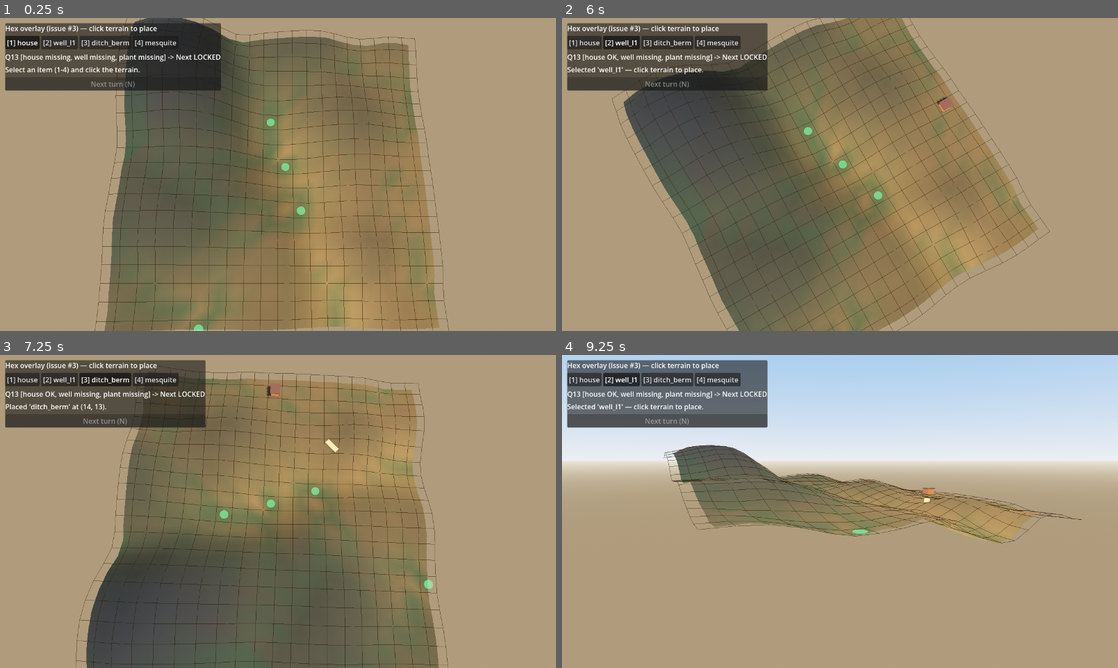
Above: before the commit, frames 1-4 (two rows, left to right).
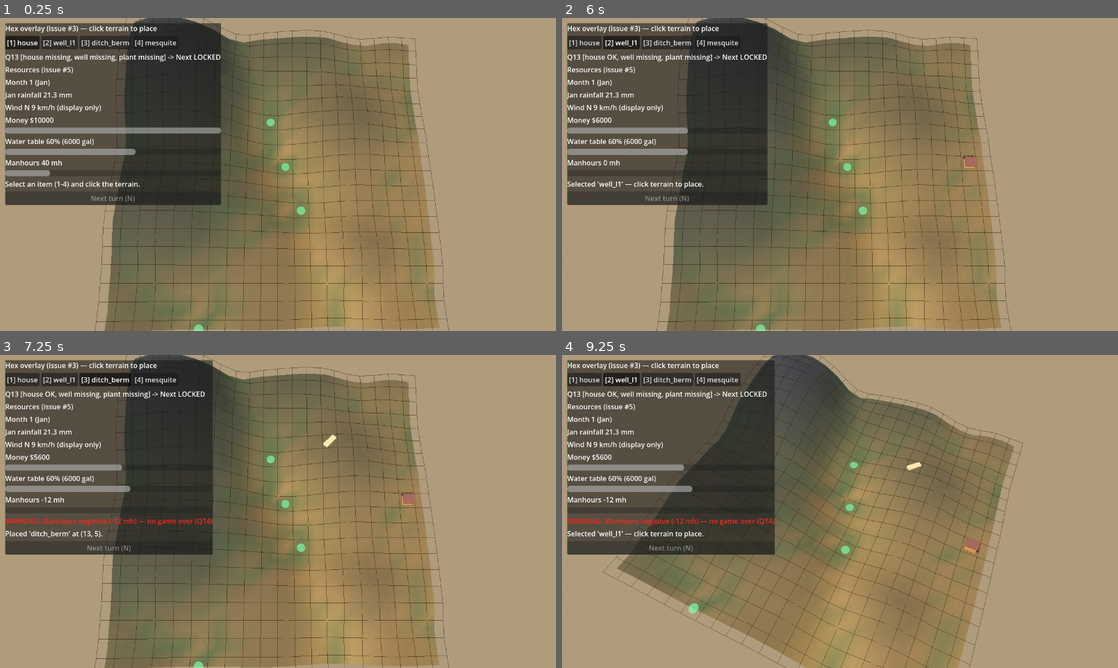
Above: after the commit, the same moments.

Repository: tpaulshippy/permaculture
Game: Godot game, scene res://scenes/terrain.tscn
Two runs of this game, one before a commit and one after it. Both use one fixed random seed, a clock stepped at 60 frames per second and the inputs below.
Inputs (mouse positions are in pixels of both pictures, inside the frame that each line leads up to):
- Up to frame 1 (0.25 s): no input
- Up to frame 2 (6 s): click "[1] house" at 0.5 s; click "[2] well_l1" at 1.25 s; click "[1] house" at 2 s; click "[2] well_l1" at 2.75 s; click "[1] house" at 3.5 s; click "[2] well_l1" at 4.25 s; tap Enter at 5 s; move the mouse to (962, 158) at 5.02 s; tap 1 at 5.1 s; click (962, 158) at 5.17 s; tap Space at 5.75 s; drag from (728, 190) to (812, 237) at 5.77 s
- Up to frame 3 (7.25 s): tap Enter at 6.5 s; move the mouse to (333, 442) at 6.52 s; tap 3 at 6.6 s; click (333, 442) at 6.67 s
- Up to frame 4 (9.25 s): tap Space at 7.25, 8.75 s; drag from (812, 574) to (673, 464) at 7.27 s; tap Enter at 8 s; move the mouse to (1006, 558) at 8.02 s; tap N at 8.1 s; click (1006, 558) at 8.17 s; drag from (673, 464) to (756, 433) at 8.77 s

The runs differ from the first frame. In frame 1, 14% of the frame differs, in the area x 0-40%, y 15-60%; in frame 2, 36%; in frame 3, 51%; in frame 4, 71%, in the area x 0-100%, y 0-100%.

Commit message:
feat(5): HUD resource bars + monthly Next wizard + warning banner
- scripts/turn_sim.gd: pure-logic month sim reading tuning.json
  costs/upkeep (read-only) + sonoran_rainfall.json; money/mh/water
  reserve, Q14 advisory warnings, Q12 display-only wind
- scripts/main.gd: build costs on placement, Next advances month +
  refreshes bars/labels/banner; Q13 gate still owns Next enable.
  Demo extended: Next + 24-mesquite spam + 3x Next -> water warning.
- tests/test_hud.gd: 27 headless checks, exit 0
- docs/evidence/5: real in-engine demo.mp4 + frames + logs

Diff:
--- a/scripts/main.gd
+++ b/scripts/main.gd
@@ -17,6 +17,7 @@
 const WaterScript := preload("res://scripts/terrain_water.gd")
 const MeshScript := preload("res://scripts/terrain_mesh.gd")
 const HexScript := preload("res://scripts/hex_grid.gd")
+const SimScript := preload("res://scripts/turn_sim.gd")
 const Cfg := preload("res://scripts/terrain_config.gd")
 
 const CAPTURE_AFTER_FRAMES := 30
@@ -29,12 +30,19 @@
 	KEY_4: "mesquite",
 }
 
-# Scripted demo timeline (seconds): orbit + place house/well/ditch/plant.
+# Scripted demo timeline (seconds): orbit + place house/well/ditch/plant
+# (Q13 gate unlocks), Next (bars update), spam 24 mesquite, then 3x Next to
+# outrun supply and trip the water-table warning (Q14, no game over).
 const DEMO_EVENTS := [
 	{"t": 2.0, "item": "house"},
-	{"t": 5.0, "item": "well_l1"},
-	{"t": 8.0, "item": "ditch_berm"},
-	{"t": 11.0, "item": "mesquite"},
+	{"t": 4.5, "item": "well_l1"},
+	{"t": 7.0, "item": "ditch_berm"},
+	{"t": 9.5, "item": "mesquite"},
+	{"t": 12.0, "next": true},
+	{"t": 14.0, "spam": 24},
+	{"t": 16.0, "next": true},
+	{"t": 18.5, "next": true},
+	{"t": 21.0, "next": true},
 ]
 const DEMO_QUIT_AFTER := 26.0
 const DEMO_ORBIT_SPEED := deg_to_rad(14.0)
@@ -59,12 +67,24 @@
 
 var _water = null
 var _hex = null
+var _sim = null
 var _cam: Camera3D
 var _overlay: Node3D
 var _selected := "house"
 var _status_label: Label
 var _gate_label: Label
 var _next_button: Button
+# Issue #5 resource HUD: live bars + month/rain/wind + red warning banner.
+var _month_label: Label
+var _rain_label: Label
+var _wind_label: Label
+var _warn_label: Label
+var _money_bar: ProgressBar
+var _water_bar: ProgressBar
+var _mh_bar: ProgressBar
+var _money_label: Label
+var _water_label: Label
+var _mh_label: Label
 var _item_buttons := {}
 
 # Orbit state.
@@ -126,6 +146,9 @@
 	_hex = HexScript.new()
 	if not _hex.setup(_water):
 		push_error("Hex overlay setup failed.")
+	_sim = SimScript.new()
+	if not _sim.setup():
+		push_error("Turn sim setup failed (tuning/rainfall packs).")
 	var mesh: ArrayMesh = MeshScript.build_array_mesh(_water, mode)
 	var framing := _framing()
 	# On-screen scene (interactive viewing).
@@ -370,6 +393,15 @@
 		if hex != Vector2i(-1, -1) and bool(_hex.place(hex, item).get("ok")):
 			used[hex] = true
 			_spawn_marker(hex, item)
+			_charge(item)
+
+
+## Deduct one-time build costs for a validated placement (issue #5). The
+## hex validator owns legality; the sim only tracks the bill. Balances may
+## go negative -> red banner (Q14), never a placement block.
+func _charge(item_id: String) -> void:
+	if _sim != null and _sim.is_ready():
+		_sim.charge_place(item_id)
 
 
 func _build_hud() -> void:
@@ -399,6 +431,30 @@
 	_item_buttons[_selected].button_pressed = true
 	_gate_label = Label.new()
 	box.add_child(_gate_label)
+	# Issue #5 resource HUD: month wizard readout + live bars. Wind is
+	# display-only (Q12); the red banner is advisory, never a game over (Q14).
+	var res_title := Label.new()
+	res_title.text = "Resources (issue #5)"
+	box.add_child(res_title)
+	_month_label = Label.new()
+	box.add_child(_month_label)
+	_rain_label = Label.new()
+	box.add_child(_rain_label)
+	_wind_label = Label.new()
+	box.add_child(_wind_label)
+	_money_label = Label.new()
+	box.add_child(_money_label)
+	_money_bar = _make_bar(box, 10000.0)
+	_water_label = Label.new()
+	box.add_child(_water_label)
+	_water_bar = _make_bar(box, 100.0)
+	_mh_label = Label.new()
+	box.add_child(_mh_label)
+	_mh_bar = _make_bar(box, 200.0)
+	_warn_label = Label.new()
+	_warn_label.add_theme_color_override("font_color", Color(1.0, 0.15, 0.1))
+	_warn_label.visible = false
+	box.add_child(_warn_label)
 	_status_label = Label.new()
 	box.add_child(_status_label)
 	_next_button = Button.new()
@@ -407,6 +463,26 @@
 	box.add_child(_next_button)
 
 
+## Minimal public hooks for issue #5 (HUD-only; no tuning/hex/save changes).
+func hud_month_index() -> int:
+	return _sim.month_index if _sim != null else 0
+
+
+func hud_warning() -> String:
+	return _sim.warning_text() if _sim != null and _sim.is_ready() else ""
+
+
+func _make_bar(box: VBoxContainer, max_value: float) -> ProgressBar:
+	var bar := ProgressBar.new()
+	bar.min_value = 0.0
+	bar.max_value = max_value
+	bar.value = max_value
+	bar.show_percentage = false
+	bar.custom_minimum_size = Vector2(220, 14)
+	box.add_child(bar)
+	return bar
+
+
 func _on_item_button(item_id: String) -> void:
 	_selected = item_id
 	for key in _item_buttons:
@@ -416,7 +492,14 @@
 
 func _on_next() -> void:
 	if _hex.can_advance():
-		_refresh_hud("Advancing a month (month sim owned by other issues).")
+		var report: Dictionary = _sim.advance_month() if _sim != null else {}
+		if bool(report.get("ok", false)):
+			_refresh_hud("Month %s: rain %.1f mm, upkeep $%.0f, pump +%.0f / use -%.0f gal." % [
+				String(report.get("month", "?")), float(report.get("rain_mm", 0.0)),
+				float(report.get("upkeep_usd", 0.0)), float(report.get("pump_gal", 0.0)),
+				float(report.get("demand_gal", 0.0))])
+		else:
+			_refresh_hud("Advancing a month (month sim owned by other issues).")
 	else:
 		_refresh_hud("Next is locked: " + _hex.gate_label())
 
@@ -428,6 +511,31 @@
 		_gate_label.text = _hex.gate_label()
 	if _next_button != null:
 		_next_button.disabled = not _hex.can_advance()
+	_refresh_resources()
+
+
+## Push sim state into bars + labels + the red Q14 banner. No-op until the
+## HUD exists (terrain/moisture captures build no HUD).
+func _refresh_resources() -> void:
+	if _sim == null or not _sim.is_ready():
+		return
+	if _month_label == null:
+		return
+	_month_label.text = _sim.month_label()
+	_rain_label.text = _sim.rain_label()
+	_wind_label.text = _sim.wind_label()
+	var start_money: float = _sim.start_money()
+	_money_bar.max_value = start_money
+	_money_bar.value = clampf(_sim.money, 0.0, start_money)
+	_money_label.text = "Money $%.0f" % _sim.money
+	_water_bar.value = _sim.water_pct()
+	_water_label.text = "Water table %.0f%% (%.0f gal)" % [_sim.water_pct(), _sim.water_gal]
+	_mh_bar.max_value = maxf(200.0, _sim.mh_bank)
+	_mh_bar.value = clampf(_sim.mh_bank, 0.0, _mh_bar.max_value)
+	_mh_label.text = "Manhours %.0f mh" % _sim.mh_bank
+	var warn := String(_sim.warning_text())
+	_warn_label.text = warn
+	_warn_label.visible = warn != ""
 
 
 func _try_place_at(screen_pos: Vector2) -> bool:
@@ -448,6 +556,7 @@
 	var res: Dictionary = _hex.place(hex, _selected)
 	if bool(res.get("ok")):
 		_spawn_marker(hex, _selected)
+		_charge(_selected)
 		_refresh_hud("Placed '%s' at %s." % [_selected, hex])
 		return true
 	_refresh_hud("Cannot place '%s' at %s: %s" % [_selected, hex, res.get("reason")])
@@ -502,7 +611,16 @@
 		_yaw += DEMO_ORBIT_SPEED * delta
 		_apply_orbit()
 		while _demo_step < DEMO_EVENTS.size() and _demo_time >= DEMO_EVENTS[_demo_step]["t"]:
-			_demo_place(DEMO_EVENTS[_demo_step]["item"])
+			var ev: Dictionary = DEMO_EVENTS[_demo_step]
+			if ev.has("next"):
+				_on_next()
+				print("Demo: Next pressed | %s | money $%.0f water %.0f gal mh %.0f | %s" % [
+					_sim.month_label(), _sim.money, _sim.water_gal, _sim.mh_bank,
+					_sim.warning_text() if String(_sim.warning_text()) != "" else "no warning"])
+			elif ev.has("spam"):
+				_demo_spam(int(ev["spam"]))
+			else:
+				_demo_place(String(ev["item"]))
 			_demo_step += 1
 		if _record_dir != "":
 			_record_accum += delta
@@ -519,6 +637,10 @@
 			var failed := _record_failed or _demo_failed
 			print("Demo %s: %s frames=%d" % ["FAILED" if failed else "finished",
 				_hex.gate_label(), _record_index])
+			if _sim != null and _sim.is_ready():
+				print("Demo resources: %s money $%.0f water %.0f gal mh %.0f | %s" % [
+					_sim.month_label(), _sim.money, _sim.water_gal, _sim.mh_bank,
+					_sim.warning_text() if String(_sim.warning_text()) != "" else "no warning"])
 			get_tree().quit(1 if failed else 0)
 			return
 	if _capture_path == "" or _offscreen == null:
@@ -564,6 +686,7 @@
 	if _cam.is_position_behind(target):
 		_hex.place(hex, item_id)
 		_spawn_marker(hex, item_id)
+		_charge(item_id)
 	elif _try_place_at(_cam.unproject_position(target)):
 		via = "raycast"
 	else:
@@ -573,6 +696,30 @@
 		return
 	print("Demo: placed '%s' at %s via %s | %s" % [item_id, hex, via, _hex.gate_label()])
 	_refresh_hud("Demo placed '%s' at %s." % [item_id, hex])
+
+
+## Place N mesquite through the real hex validator (used by the demo to
+## outrun supply and trip the Q14 water warning). Direct grid placement,
+## not raycast: the 4 main demo items already exercise the click path.
+func _demo_spam(count: int) -> void:
+	var used := {}
+	for other in _overlay.get_children():
+		if String(other.name).begins_with("Marker_"):
+			var parts := String(other.name).split("_")
+			used[Vector2i(int(parts[parts.size() - 2]), int(parts[parts.size() - 1]))] = true
+	var placed := 0
+	for i in range(count):
+		var hex := _nearest_placeable("mesquite", used)
+		if hex == Vector2i(-1, -1):
+			break
+		if not bool(_hex.place(hex, "mesquite").get("ok")):
+			break
+		used[hex] = true
+		_spawn_marker(hex, "mesquite")
+		_charge("mesquite")
+		placed += 1
+	print("Demo: spammed %d/%d mesquite | %s" % [placed, count, _hex.gate_label()])
+	_refresh_hud("Demo planted %d extra mesquite." % placed)
 
 
 func _make_offscreen() -> void:
--- /dev/null
+++ b/scripts/turn_sim.gd
@@ -0,0 +1,257 @@
+class_name TurnSim
+extends RefCounted
+## Turn/wizard economy for the HUD (issue #5). Pure logic, no UI dependency.
+##
+## Reads costs/upkeep from data/tuning.json (read-only, numbers never changed
+## here) and monthly rainfall from data/sonoran_rainfall.json. Tracks
+## money_usd / manhour bank / water reserve across Next presses.
+##
+## Monthly math (documented, deterministic, Q11 no-RNG):
+## - upkeep_usd = 80/house + 15/well_L1 (tuning upkeep_usd_per_mo)
+## - upkeep_mh  = 8/house + 4/well + 2/ditch + 1/mesquite
+## - provided_mh = 160/house; mh_bank += provided - upkeep
+## - mature mesquite (age >= yield_start_month 12) pays yield_usd_per_mo 12
+## - rain_gal_ref = month_mm * (1000 / avg_monthly_mm): scales the tuning
+##   1000 gal/mo reference plot-rainfall by actual biome rainfall
+## - capture_pct = min(0.05 + 0.12 * ditch_count, 0.60) (tuning base 5%,
+##   +12 %/ditch, 60 % cap); rain_capture = rain_gal_ref * capture_pct
+## - pump = 2500/well (tuning pump_gal_per_mo); demand = 250/mesquite
+##   (tuning water_need_gal_per_mo); reserve clamps to [0, cap]
+##
+## Warnings (Q14): money < 0 or water reserve at 0 with unmet demand (or
+## mh_bank < 0) raise a red banner. They NEVER block: no game over, Next
+## keeps working. Wind is display-only (Q12): deterministic from
+## month_index, zero sim effect.
+
+const TUNING_PATH := "res://data/tuning.json"
+const RAIN_PATH := "res://data/sonoran_rainfall.json"
+
+const WATER_CAP_GAL := 10000.0
+const START_WATER_GAL := 6000.0
+const MONTHS := ["Jan", "Feb", "Mar", "Apr", "May", "Jun",
+	"Jul", "Aug", "Sep", "Oct", "Nov", "Dec"]
+const WIND_DIRS := ["N", "NE", "E", "SE", "S", "SW", "W", "NW"]
+
+var _ready := false
+var _items := {}
+var _rain_mm: Array[float] = []
+var _avg_mm := 0.0
+var _annual_mm := 0.0
+var _start_money := 10000.0
+var _start_mh := 40.0
+var _base_capture := 0.05
+var _ref_rain := 1000.0
+
+var month_index := 0
+var money := 0.0
+var mh_bank := 0.0
+var water_gal := START_WATER_GAL
+var houses := 0
+var wells := 0
+var ditches := 0
+var mesquite := 0
+var _planted_at: Array[int] = []
+
+
+func is_ready() -> bool:
+	return _ready
+
+
+static func _num(d: Dictionary, key: String) -> float:
+	return float(d.get(key, 0.0))
+
+
+## Load tuning + rainfall packs. Returns false (stays not-ready) on any
+## missing file / parse error so callers fail safe.
+func setup() -> bool:
+	_ready = false
+	var tuning := _load_json(TUNING_PATH)
+	var rain := _load_json(RAIN_PATH)
+	if tuning.is_empty() or rain.is_empty():
+		push_error("TurnSim.setup: missing tuning or rainfall pack.")
+		return false
+	if not tuning.has("items") or not rain.has("rainfall_mm"):
+		push_error("TurnSim.setup: pack shape unexpected.")
+		return false
+	_items.clear()
+	for entry in tuning["items"]:
+		_items[String(entry["id"])] = entry
+	_rain_mm.clear()
+	for v in rain["rainfall_mm"]:
+		_rain_mm.append(float(v))
+	if _rain_mm.size() != 12:
+		push_error("TurnSim.setup: need 12 monthly rainfall values.")
+		return false
+	_annual_mm = 0.0
+	for v in _rain_mm:
+		_annual_mm += v
+	_avg_mm = _annual_mm / 12.0
+	var base: Dictionary = tuning.get("meta", {}).get("sim_baseline", {})
+	_start_money = float(base.get("starting_money_usd", 10000.0))
+	_start_mh = float(base.get("starting_manhours_mh", 40.0))
+	_base_capture = float(base.get("base_rain_capture_percent", 5.0)) / 100.0
+	_ref_rain = float(base.get("rainfall_reference_gal_per_mo", 1000.0))
+	reset()
+	_ready = true
+	return true
+
+
+func _load_json(path: String) -> Dictionary:
+	if not FileAccess.file_exists(path):
+		return {}
+	var f := FileAccess.open(path, FileAccess.READ)
+	if f == null:
+		return {}
+	var parsed = JSON.parse_string(f.get_as_text())
+	if parsed is Dictionary:
+		return parsed
+	return {}
+
+
+func reset() -> void:
+	month_index = 0
+	money = _start_money
+	mh_bank = _start_mh
+	water_gal = START_WATER_GAL
+	houses = 0
+	wells = 0
+	ditches = 0
+	mesquite = 0
+	_planted_at.clear()
+
+
+func start_money() -> float:
+	return _start_money
+
+
+func rain_mm(month: int = -1) -> float:
+	if _rain_mm.is_empty():
+		return 0.0
+	var m := month if month >= 0 else month_index % 12
+	return _rain_mm[posmod(m, 12)]
+
+
+func month_name(month: int = -1) -> String:
+	var m := month if month >= 0 else month_index % 12
+	return MONTHS[posmod(m, 12)]
+
+
+## Display-only wind (Q12): deterministic breeze from the month counter.
+## Pure function of month_index; never touches money/water/manhours.
+func wind_label(month: int = -1) -> String:
+	var m := month if month >= 0 else month_index
+	var dir: String = WIND_DIRS[posmod(m, WIND_DIRS.size())]
+	var speed := 6 + posmod(m * 5 + 3, 14)
+	return "Wind %s %d km/h (display only)" % [dir, speed]
+
+
+func water_pct() -> float:
+	return clampf(water_gal / WATER_CAP_GAL * 100.0, 0.0, 100.0)
+
+
+## Charge one-time build costs for a validated placement. Always applied
+## (balances may go negative -> warning path, never a block, Q14).
+func charge_place(item_id: String) -> Dictionary:
+	if not _ready:
+		return {"ok": false, "reason": "sim not ready"}
+	if not _items.has(item_id):
+		return {"ok": false, "reason": "unknown item '%s'" % item_id}
+	var spec: Dictionary = _items[item_id]
+	money -= _num(spec, "cost_usd")
+	mh_bank -= _num(spec, "build_manhours")
+	match item_id:
+		"house":
+			houses += 1
+		"well_l1":
+			wells += 1
+		"ditch_berm":
+			ditches += 1
+		"mesquite":
+			mesquite += 1
+			_planted_at.append(month_index)
+	return {"ok": true, "reason": ""}
+
+
+## Advance one month. Applies upkeep, labor, yield, pump/rain/demand, then
+## month_index += 1. Returns a summary dict for the HUD status line.
+func advance_month() -> Dictionary:
+	if not _ready:
+		return {"ok": false, "reason": "sim not ready"}
+	var upkeep_usd := 0.0
+	var upkeep_mh := 0.0
+	var provided_mh := 0.0
+	if _items.has("house"):
+		var h: Dictionary = _items["house"]
+		upkeep_usd += _num(h, "upkeep_usd_per_mo") * houses
+		upkeep_mh += _num(h, "upkeep_manhours_per_mo") * houses
+		provided_mh += _num(h, "provides_manhours_per_mo") * houses
+	if _items.has("well_l1"):
+		var w: Dictionary = _items["well_l1"]
+		upkeep_usd += _num(w, "upkeep_usd_per_mo") * wells
+		upkeep_mh += _num(w, "upkeep_manhours_per_mo") * wells
+	if _items.has("ditch_berm"):
+		var d: Dictionary = _items["ditch_berm"]
+		upkeep_mh += _num(d, "upkeep_manhours_per_mo") * ditches
+	var yield_usd := 0.0
+	if _items.has("mesquite"):
+		var p: Dictionary = _items["mesquite"]
+		upkeep_mh += _num(p, "upkeep_manhours_per_mo") * mesquite
+		var ystart := int(_num(p, "yield_start_month") if p.has("yield_start_month") else 12.0)
+		var mature := 0
+		for planted in _planted_at:
+			if month_index - planted >= ystart:
+				mature += 1
+		yield_usd = _num(p, "yield_usd_per_mo") * mature
+	var mm := rain_mm(month_index % 12)
+	var rain_gal := mm * (_ref_rain / _avg_mm) if _avg_mm > 0.0 else 0.0
+	var ditch_pct := 0.0
+	if _items.has("ditch_berm"):
+		ditch_pct = _num(_items["ditch_berm"], "retention_percent") / 100.0
+	var capture := minf(_base_capture + ditch_pct * ditches, 0.60) * rain_gal
+	var pump := 0.0
+	var demand := 0.0
+	if _items.has("well_l1"):
+		pump = _num(_items["well_l1"], "pump_gal_per_mo") * wells
+	if _items.has("mesquite"):
+		demand = _num(_items["mesquite"], "water_need_gal_per_mo") * mesquite
+	money += yield_usd - upkeep_usd
+	mh_bank += provided_mh - upkeep_mh
+	var unmet := demand - (water_gal + pump + capture)
+	water_gal = clampf(water_gal + pump + capture - demand, 0.0, WATER_CAP_GAL)
+	month_index += 1
+	return {
+		"ok": true,
+		"month": month_name(),
+		"rain_mm": rain_mm(),
+		"upkeep_usd": upkeep_usd,
+		"yield_usd": yield_usd,
+		"pump_gal": pump,
+		"capture_gal": capture,
+		"demand_gal": demand,
+		"unmet_gal": maxf(unmet, 0.0),
+		"warning": warning_text(),
+	}
+
+
+## Red-banner text, or "" when all clear. Advisory only (Q14: no game over).
+func warning_text() -> String:
+	if not _ready:
+		return ""
+	var parts: Array[String] = []
+	if money < 0.0:
+		parts.append("Money negative ($%.0f)" % money)
+	if mh_bank < 0.0:
+		parts.append("Manhours negative (%.0f mh)" % mh_bank)
+	if water_gal <= 0.0:
+		parts.append("Water table depleted")
+	if parts.is_empty():
+		return ""
+	return "WARNING: %s — no game over (Q14)" % "; ".join(parts)
+
+
+func rain_label() -> String:
+	return "%s rainfall %.1f mm" % [month_name(), rain_mm()]
+
+
+func month_label() -> String:
+	return "Month %d (%s)" % [month_index + 1, month_name()]
--- /dev/null
+++ b/tests/test_hud.gd
@@ -0,0 +1,92 @@
+extends SceneTree
+## Headless test for the issue #5 turn sim (pure logic, no UI).
+## Run: godot --headless --path . --script res://tests/test_hud.gd
+## Exit code 0 = all checks passed, 1 = at least one failure.
+
+const SimScript := preload("res://scripts/turn_sim.gd")
+
+var _failures := 0
+
+
+func _check(cond: bool, label: String) -> void:
+	if cond:
+		print("PASS: ", label)
+	else:
+		_failures += 1
+		printerr("FAIL: ", label)
+
+
+func _init() -> void:
+	print("=== HUD turn-sim headless test (issue #5) ===")
+	var sim = SimScript.new()
+	_check(sim.setup(), "setup loads tuning + rainfall packs")
+	_check(sim.is_ready(), "sim reports ready after setup")
+
+	# Starting resources come from tuning sim_baseline (read, not changed).
+	_check(is_equal_approx(sim.money, 10000.0), "money starts at tuning $10000")
+	_check(is_equal_approx(sim.mh_bank, 40.0), "manhours start at tuning 40 mh grant")
+	_check(is_equal_approx(sim.water_gal, 6000.0), "water reserve starts 6000 gal")
+	_check(sim.month_index == 0, "month_index starts at 0")
+	_check(sim.warning_text() == "", "no warning at start")
+
+	# Rainfall text matches the Sonoran pack: Jan 21.3 mm.
+	_check(sim.month_name() == "Jan", "month 0 is Jan")
+	_check(is_equal_approx(sim.rain_mm(), 21.3), "Jan rainfall 21.3 mm")
+	_check(sim.rain_label() == "Jan rainfall 21.3 mm", "rain label text")
+
+	# Wind is display-only: same output, zero state change.
+	var w0: String = sim.wind_label()
+	var m0: float = sim.money
+	var g0: float = sim.water_gal
+	var h0: float = sim.mh_bank
+	_check(w0.length() > 0 and w0.contains("display only"), "wind label marked display-only")
+	_check(sim.money == m0 and sim.water_gal == g0 and sim.mh_bank == h0,
+		"reading wind changes no resources")
+
+	# Placement charges one-time costs (house $4000 + 40 mh).
+	var res: Dictionary = sim.charge_place("house")
+	_check(bool(res.get("ok")), "house charge ok")
+	_check(is_equal_approx(sim.money, 6000.0), "house deducts $4000")
+	_check(is_equal_approx(sim.mh_bank, 0.0), "house deducts 40 mh grant")
+	_check(sim.warning_text() == "", "still no warning after affordable house")
+
+	# Unknown items fail safe.
+	var bad: Dictionary = sim.charge_place("nope")
+	_check(not bool(bad.get("ok")), "unknown item rejected")
+
+	# Next advances the month and applies house labor (+160 - 8 upkeep).
+	sim.charge_place("well_l1")
+	sim.charge_place("mesquite")
+	var before_mh: float = sim.mh_bank
+	var report: Dictionary = sim.advance_month()
+	_check(bool(report.get("ok")), "advance_month ok")
+	_check(sim.month_index == 1, "month_index increments")
+	_check(sim.month_name() == "Feb", "month 1 is Feb")
+	_check(is_equal_approx(sim.rain_mm(), 21.3), "Feb rainfall 21.3 mm")
+	_check(is_equal_approx(sim.mh_bank, before_mh + 160.0 - 8.0 - 4.0 - 1.0),
+		"monthly labor = +160 house - upkeep")
+	_check(float(report.get("pump_gal", 0.0)) > 0.0, "well pumps water on Next")
+
+	# Warning path (Q14): over-plant so demand outruns supply, advance
+	# until the table hits 0. Banner appears, sim keeps running (no game over).
+	for i in range(30):
+		sim.charge_place("mesquite")
+	var warned := false
+	for i in range(6):
+		var r: Dictionary = sim.advance_month()
+		if String(r.get("warning", "")) != "":
+			warned = true
+			break
+	_check(warned, "over-demand depletes table -> warning text")
+	_check(String(sim.warning_text()).begins_with("WARNING:"),
+		"warning banner text set")
+	_check(String(sim.warning_text()).contains("no game over"),
+		"warning cites no-game-over rule")
+	var still_ok: Dictionary = sim.advance_month()
+	_check(bool(still_ok.get("ok")), "Next still works while warned (no game over)")
+
+	if _failures == 0:
+		print("HUD sim test: all checks passed.")
+	else:
+		printerr("HUD sim test: %d FAILURES." % _failures)
+	quit(1 if _failures > 0 else 0)
Binary file added: docs/evidence/5/demo_frame_locked.png
Binary file added: docs/evidence/5/demo_frame_unlocked.png
Binary file added: docs/evidence/5/demo_frame_warned.png
Not shown, added: docs/evidence/5/demo.mp4
Not shown, added: docs/evidence/5/demo_console.log
Not shown, added: docs/evidence/5/headless_test_hud.log
